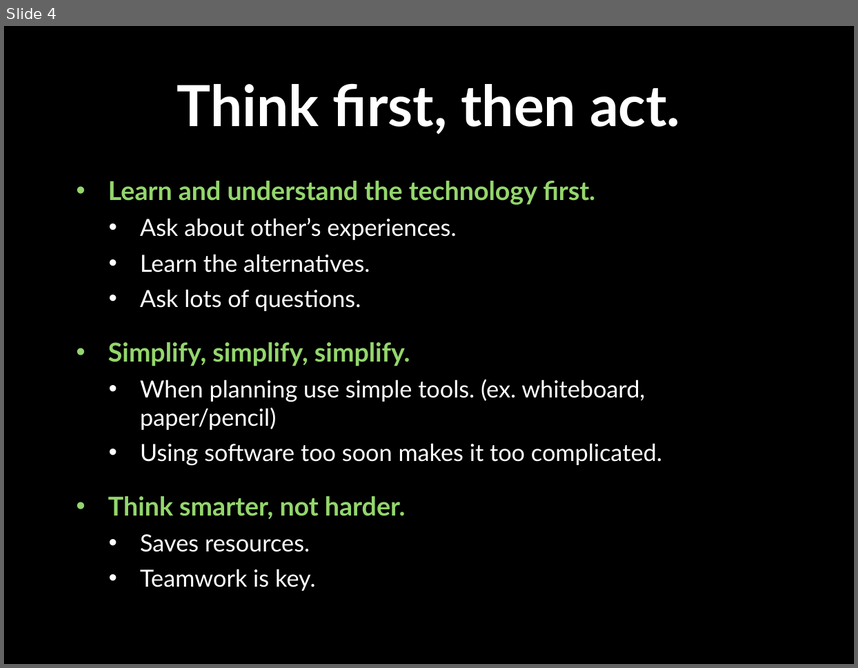
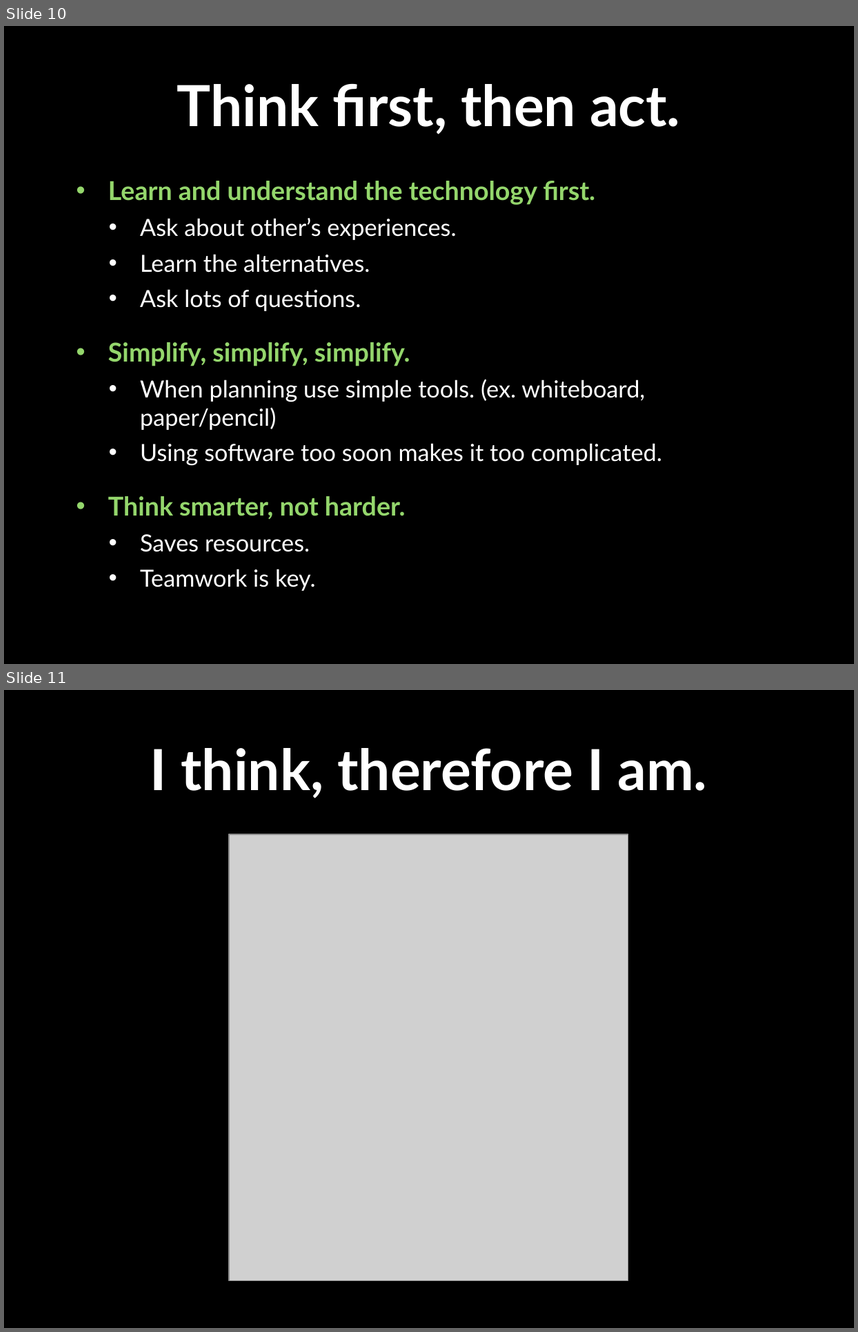
Before and after one commit to cwcraigo/TicWatch, a slide deck: Documents/CIT312Presentation.pptx. Shown one above the other, each under a label of ours: slide 4 before the commit, slides 10 and 11 after it. The pictures are 858x668 and 858x1332 pixels, drawn with LibreOffice and Linux fonts; fonts in the diff are those of the drawing; grey boxes stand for pictures; background and template pictures are left out. Boxes give left, top, right and bottom in pixels: in the first picture for what was removed or moved away, otherwise in the second. Text is boxed around its words. In the diff, an @@ line names an element or a change of style, - is before the commit and + after.

```diff
--- a/Documents/CIT312Presentation.pptx
+++ b/Documents/CIT312Presentation.pptx
@@ slide 11 added at (4,690,854,1328), background picture (left out) @@
@@ title added at (150,748,708,798), 48 pt, text #FFFFFF, bold @@
+I think, therefore I am.
@@ picture added at (229,834,629,1281) @@
@@ what was slide 4 is now slide 10 @@
```
Also in this commit, not shown: 2 slides changed, 2 other slides added.
